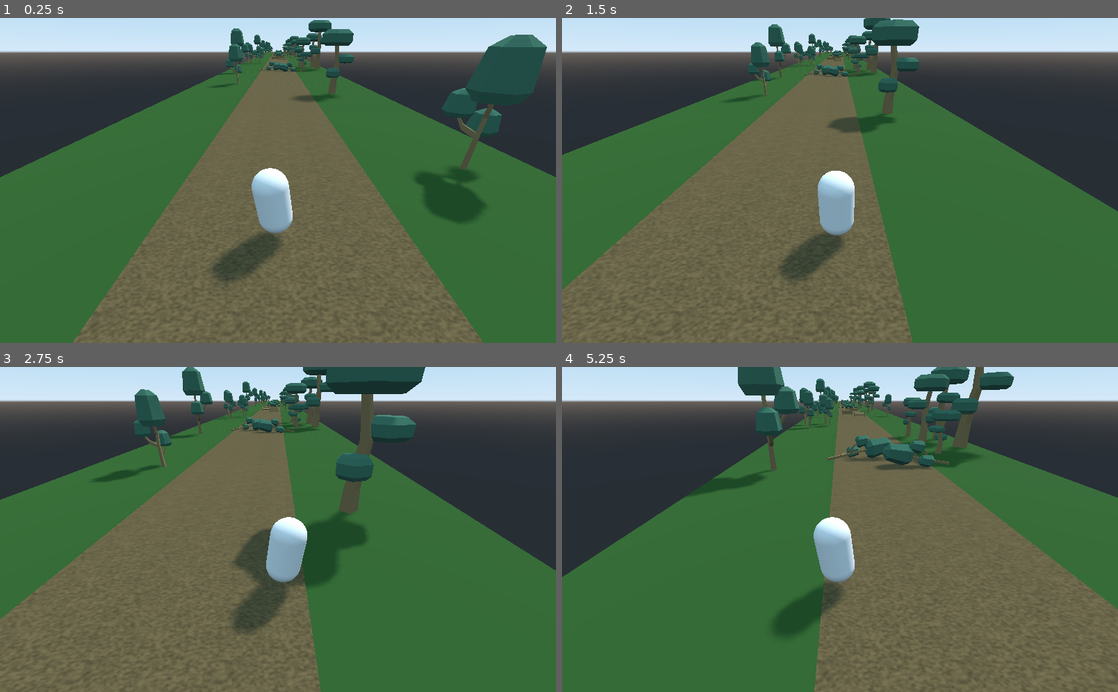
Above: before the commit, frames 1-4 (two rows, left to right).
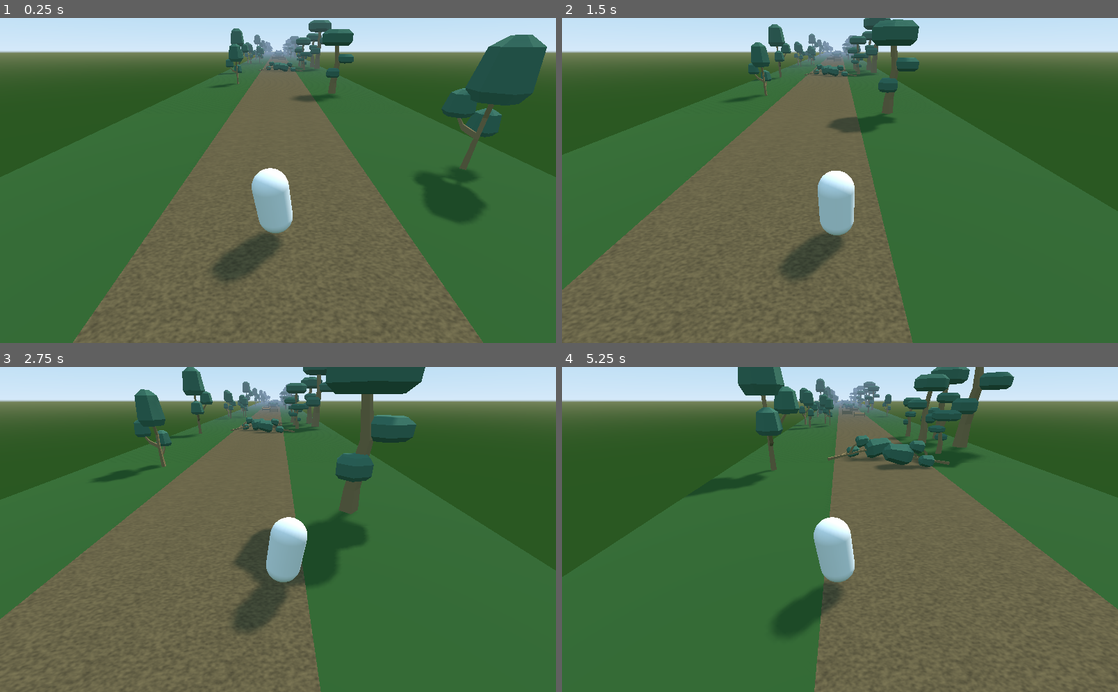
Above: after the commit, the same moments.

Repository: SPuntte/aitajuoksu-training
Game: Godot game, scene res://Main.tscn
Same seed, same stepped clock (60 frames per second), same inputs: the game is played once before the commit and once after it.
Inputs:
- Up to frame 1 (0.25 s): no input
- Up to frame 2 (1.5 s): hold Right (move_right) 0.53-1.28 s; tap Space (jump) at 0.77 s; hold Left (move_left) from 1.28 s (still down)
- Up to frame 3 (2.75 s): tap Space (jump) at 1.52 s; release Left (move_left) at 2.03 s; hold Right (move_right) from 2.03 s (still down)
- Up to frame 4 (5.25 s): tap Space (jump) at 3.02, 3.77, 4.52 s; release Right (move_right) at 3.53 s; hold Left (move_left) from 3.53 s (still down)

The runs differ from the first frame. In frame 1, 16% of the frame differs, in the area x 0-100%, y 3-49%; in frame 2, 19%, in the area x 0-100%, y 4-60%; in frame 3, 18%; in frame 4, 19%.

Commit message:
Enable fog & adjust background colors

Diff:
--- a/default_env.tres
+++ b/default_env.tres
@@ -1,7 +1,13 @@
 [gd_resource type="Environment" load_steps=2 format=2]
 
 [sub_resource type="ProceduralSky" id=1]
+ground_bottom_color = Color( 0.168627, 0.345098, 0.133333, 1 )
+ground_horizon_color = Color( 0.475233, 0.53, 0.3657, 1 )
 
 [resource]
 background_mode = 2
 background_sky = SubResource( 1 )
+fog_enabled = true
+fog_depth_begin = 25.0
+fog_depth_end = 250.0
+fog_transmit_enabled = true
